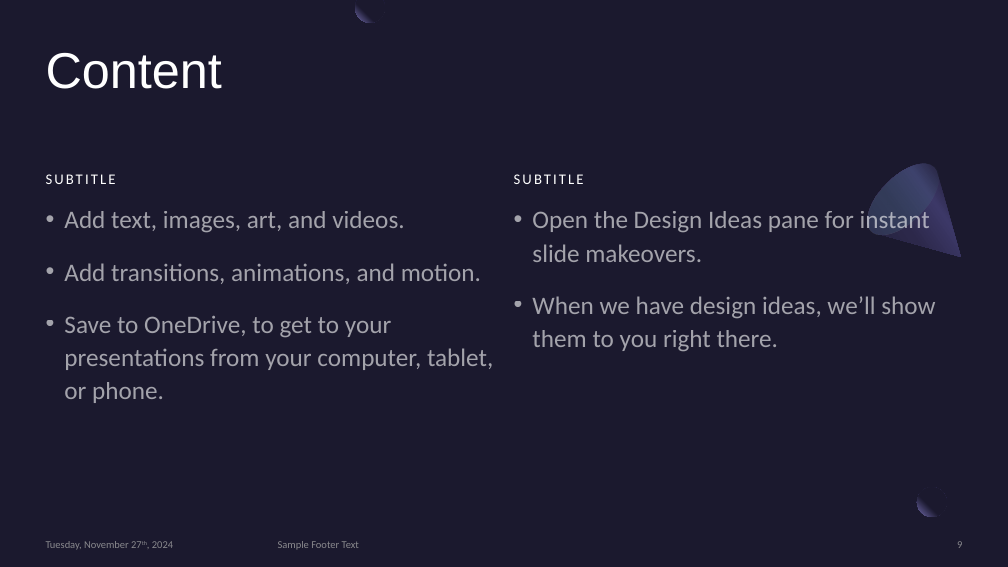
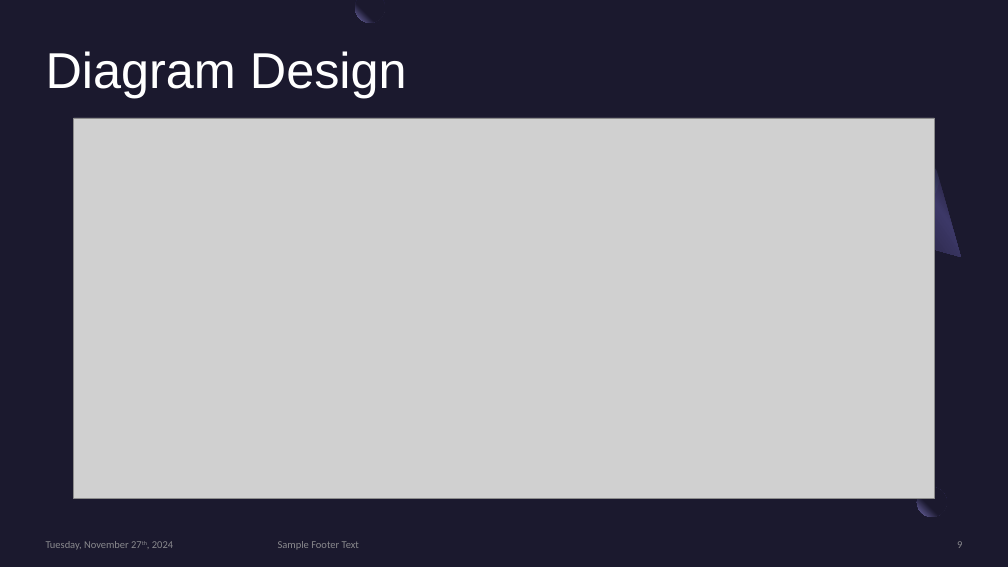
Before and after one commit to Edward-Pratt/2024NovHackathon, a slide deck: slide 9 of res/Smart Budget Presentation.pptx. Drawn at 1008x567 pixels with LibreOffice and Linux fonts; fonts in the diff are those of the drawing; grey boxes stand for pictures. Boxes give left, top, right and bottom in pixels: in the first picture for what was removed or moved away, otherwise in the second. Text is boxed around its words. In the diff, an @@ line names an element or a change of style, - is before the commit and + after.

Commit message:
diagrams

```diff
--- a/res/Smart Budget Presentation.pptx
+++ b/res/Smart Budget Presentation.pptx
@@ title at [46, 51, 407, 98]: text changed @@
-Content
+Diagram Design
@@ picture added at [73, 118, 935, 498] @@
@@ text removed at [46, 174, 116, 184] @@
-SUBTITLE
@@ text removed at [514, 174, 584, 184] @@
-SUBTITLE
@@ text removed at [532, 208, 935, 352] @@
-• Open the Design Ideas pane for instant slide makeovers.
-• When we have design ideas, we’ll show them to you right there.
@@ text removed at [64, 211, 493, 403] @@
-• Add text, images, art, and videos.
-• Add transitions, animations, and motion.
-• Save to OneDrive, to get to your presentations from your computer, tablet, or phone.
```
Also in this commit, not shown: 1 slide added, 2 other files.
